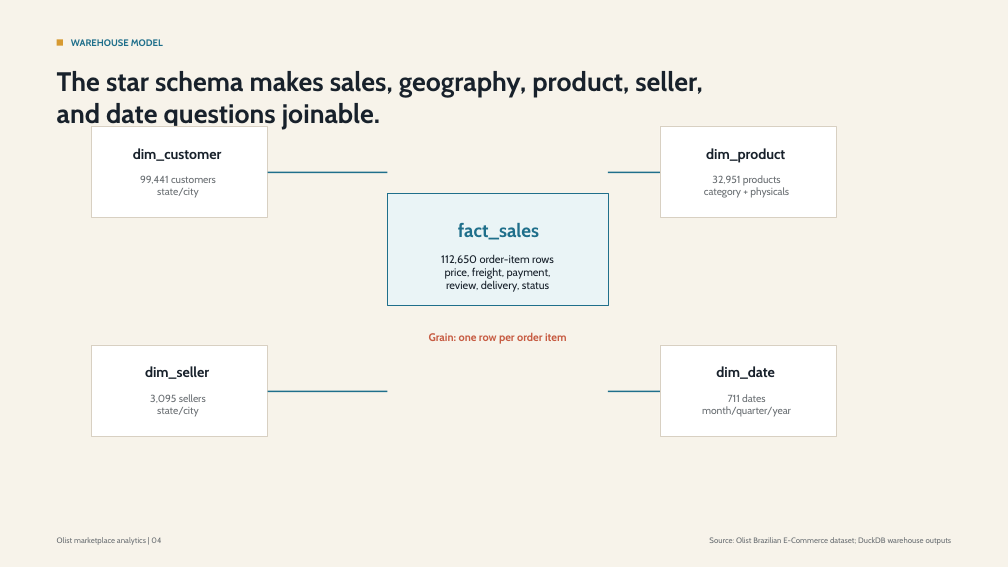
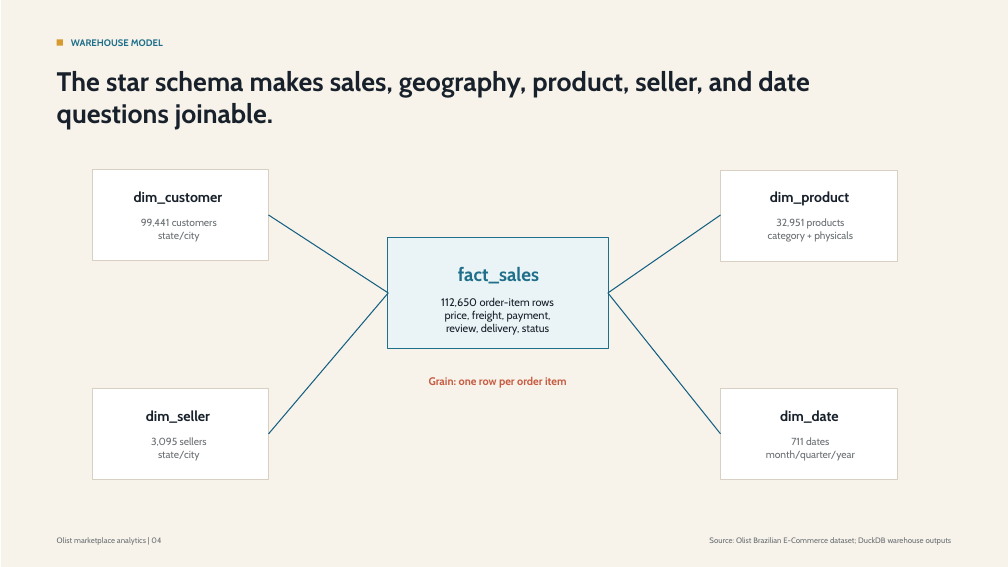
Before and after one commit to piloiv/module2-data-engineering-project, a slide deck: slide 4 of slides/olist-marketplace-analytics-executive-technical-deck.pptx. Drawn at 1008x567 pixels with LibreOffice and Linux fonts; fonts in the diff are those of the drawing. Boxes give left, top, right and bottom in pixels: in the first picture for what was removed or moved away, otherwise in the second. Text is boxed around its words. In the diff, an @@ line names an element or a change of style, - is before the commit and + after.

```diff
--- a/slides/olist-marketplace-analytics-executive-technical-deck.pptx
+++ b/slides/olist-marketplace-analytics-executive-technical-deck.pptx
@@ text "The star schema makes sales, ..." rewrapped from (57,71,703,130) to (57,71,809,130) @@
@@ rectangle removed at (268,172,387,173) @@
@@ rectangle removed at (608,172,660,173) @@
@@ rectangle: place and size @@
-rectangle at (660,126,836,218)
+rectangle at (721,170,897,262)
@@ line added from (268, 215) to (389, 293), #156082 1 pt @@
@@ line added from (721, 215) to (608, 293), #156082 1 pt @@
@@ line added from (268, 434) to (389, 293), #156082 1 pt @@
@@ line added from (721, 434) to (608, 293), #156082 1 pt @@
@@ 7 texts, 3 rectangles: place and size @@
-7 texts, 3 rectangles at (91,126,608,436)
+7 texts, 3 rectangles at (92,169,608,480)
@@ rectangle: place and size @@
-rectangle at (660,345,836,436)
+rectangle at (721,389,897,480)
@@ rectangle removed at (268,391,387,392) @@
@@ rectangle removed at (608,391,660,392) @@
@@ 4 texts: place and size @@
-4 texts at (702,148,791,417)
+4 texts at (766,191,855,461)
```
Also in this commit, not shown: 3 other slides changed.
